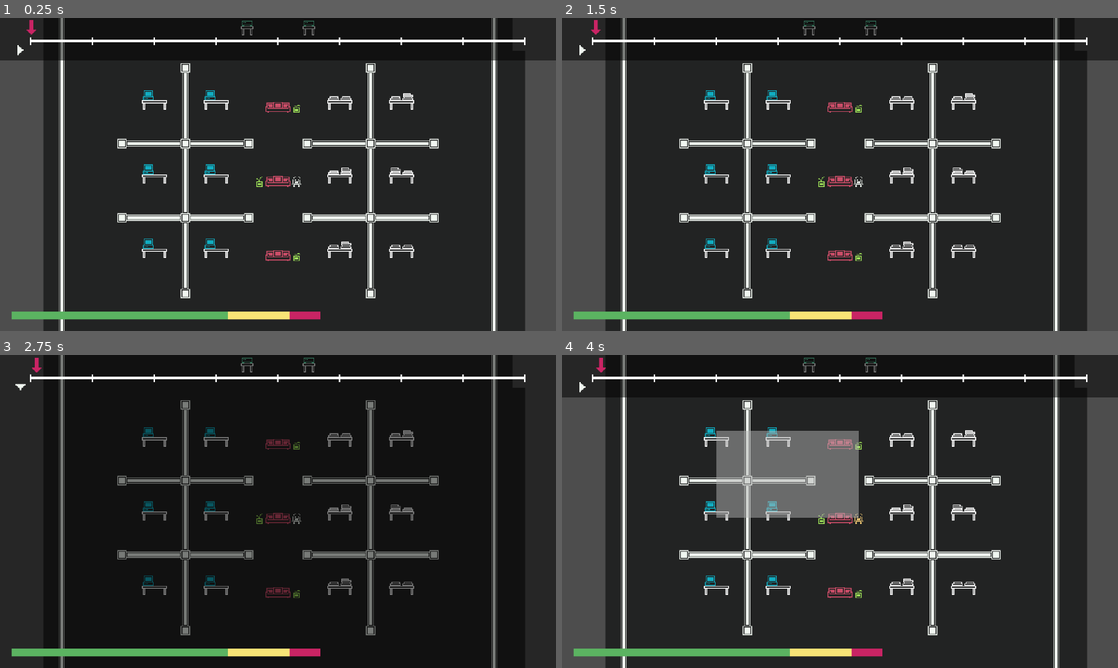
Above: before the commit, frames 1-4 (two rows, left to right).
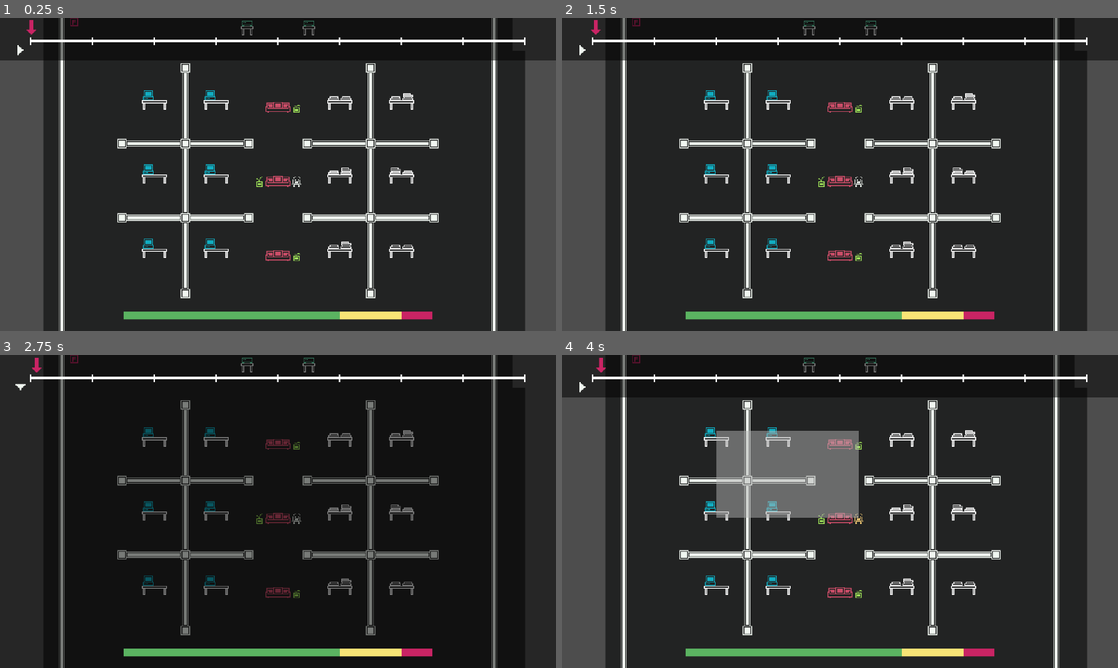
Above: after the commit, the same moments.

Repository: dch777/loopy-llc
Game: Godot game, scene res://levels/floor.tscn
Two runs of this game, one before a commit and one after it. Both use one fixed random seed, a clock stepped at 60 frames per second and the inputs below. This scene is started directly instead of the project's main scene. Sound files missing from this copy of the repository are replaced by a short silence.
Inputs (mouse positions are in pixels of both pictures, inside the frame that each line leads up to):
- Up to frame 1 (0.25 s): no input
- Up to frame 2 (1.5 s): click (584, 49) at 0.5 s; click (584, 49) at 1.25 s
- Up to frame 3 (2.75 s): click (22, 386) at 2 s
- Up to frame 4 (4 s): tap Enter at 2.75 s; drag from (856, 517) to (717, 430) at 2.77 s; drag from (856, 517) to (717, 430) at 3.52 s

The runs differ from the first frame. In frame 1, 1.5% of the frame differs, in the area x 2-78%, y 0-97%; in frame 2, 1.5%; in frame 3, 1.5%; in frame 4, 1.5%.

Commit message:
asdhsahduih

Diff:
--- a/levels/floor.tscn
+++ b/levels/floor.tscn
@@ -11,6 +11,8 @@
 [ext_resource type="PackedScene" uid="uid://ok7om4qojnnt" path="res://prefabs/couch.tscn" id="5_n3co8"]
 [ext_resource type="PackedScene" uid="uid://t12grxun0rgj" path="res://prefabs/worker.tscn" id="5_uudy6"]
 [ext_resource type="PackedScene" uid="uid://cx2bnk3j8oe53" path="res://prefabs/desk.tscn" id="5_v2yo8"]
+[ext_resource type="PackedScene" uid="uid://clclm27bo4vjm" path="res://prefabs/fire_alarm.tscn" id="8_f53xc"]
+[ext_resource type="Texture2D" uid="uid://y0e3na8v6vgj" path="res://assets/tilemaps/more_office_supplements.png" id="9_ef4lf"]
 [ext_resource type="Shader" uid="uid://d0runvjs0o6wk" path="res://assets/shaders/status_bar.gdshader" id="12_0mrew"]
 
 [sub_resource type="TileSetAtlasSource" id="TileSetAtlasSource_uudy6"]
@@ -57,6 +59,12 @@
 0:12/0 = 0
 1:12/0 = 0
 
+[sub_resource type="TileSetAtlasSource" id="TileSetAtlasSource_3gq6l"]
+texture = ExtResource("9_ef4lf")
+0:0/0 = 0
+0:1/0 = 0
+0:1/0/custom_data_0 = ExtResource("8_f53xc")
+
 [sub_resource type="TileSetAtlasSource" id="TileSetAtlasSource_n2q82"]
 texture = ExtResource("3_n2q82")
 0:0/0 = 0
@@ -66,6 +74,7 @@
 custom_data_layer_0/type = 24
 sources/0 = SubResource("TileSetAtlasSource_umnu8")
 sources/5 = SubResource("TileSetAtlasSource_n2q82")
+sources/1 = SubResource("TileSetAtlasSource_3gq6l")
 
 [sub_resource type="TileSetAtlasSource" id="TileSetAtlasSource_88fx8"]
 texture = ExtResource("4_n2q82")
@@ -106,7 +115,7 @@
 
 [node name="office" type="TileMapLayer" parent="manager"]
 z_as_relative = false
-tile_map_data = PackedByteArray("AAD1//n/AAAAAAUAAAD1//r/AAA …(815 unchanged characters)… AAAAAAAAACAPP/BQAAAAAAAAD1////AAAAAAUAAAA=")
+tile_map_data = PackedByteArray("AAD1//n/AAAAAAUAAAD1//r/AAA …(815 unchanged characters)… AAAAAAAAACAPP/BQAAAAAAAAD1////AAAAAAUAAADv//P/AQAAAAEAAAA=")
 tile_set = SubResource("TileSet_88fx8")
 
 [node name="walls" type="TileMapLayer" parent="manager"]
@@ -152,7 +161,7 @@
 
 [node name="ColorRect" type="ColorRect" parent="CanvasLayer2"]
 material = SubResource("ShaderMaterial_gilyd")
-offset_left = 24.0
+offset_left = 256.0
 offset_top = 608.0
-offset_right = 664.0
+offset_right = 896.0
 offset_bottom = 624.0
--- a/levels/full_map.tscn
+++ b/levels/full_map.tscn
@@ -6,7 +6,9 @@
 [ext_resource type="PackedScene" uid="uid://cx2bnk3j8oe53" path="res://prefabs/desk.tscn" id="4_1pp24"]
 [ext_resource type="Texture2D" uid="uid://brv4pe2wmpqjn" path="res://assets/tilemaps/office_stuff.png" id="5_ox4el"]
 [ext_resource type="Texture2D" uid="uid://c2fx67xr04vkp" path="res://assets/tilemaps/office_supplements.png" id="6_48ctx"]
+[ext_resource type="PackedScene" uid="uid://clclm27bo4vjm" path="res://prefabs/fire_alarm.tscn" id="7_8hvqm"]
 [ext_resource type="Texture2D" uid="uid://bfdgx8042wteo" path="res://assets/tilemaps/walls.png" id="7_uhypn"]
+[ext_resource type="Texture2D" uid="uid://y0e3na8v6vgj" path="res://assets/tilemaps/more_office_supplements.png" id="8_1pp24"]
 
 [sub_resource type="TileSetAtlasSource" id="TileSetAtlasSource_48ctx"]
 texture = ExtResource("2_s7fqd")
@@ -60,11 +62,18 @@
 1:1/0 = 0
 0:2/0 = 0
 
+[sub_resource type="TileSetAtlasSource" id="TileSetAtlasSource_ox4el"]
+texture = ExtResource("8_1pp24")
+0:0/0 = 0
+0:1/0 = 0
+0:1/0/custom_data_0 = ExtResource("7_8hvqm")
+
 [sub_resource type="TileSet" id="TileSet_w4rbo"]
 custom_data_layer_0/name = "interaction_scene"
 custom_data_layer_0/type = 24
 sources/0 = SubResource("TileSetAtlasSource_s7fqd")
 sources/1 = SubResource("TileSetAtlasSource_8hvqm")
+sources/2 = SubResource("TileSetAtlasSource_ox4el")
 
 [sub_resource type="TileSetAtlasSource" id="TileSetAtlasSource_1pp24"]
 texture = ExtResource("7_uhypn")
--- /dev/null
+++ b/prefabs/fire_alarm.tscn
@@ -0,0 +1,33 @@
+[gd_scene load_steps=6 format=3 uid="uid://clclm27bo4vjm"]
+
+[ext_resource type="Script" path="res://scripts/task_site.gd" id="1_6elti"]
+[ext_resource type="Texture2D" uid="uid://bhat5f0lspcij" path="res://assets/sprites/worker.png" id="1_85dsm"]
+[ext_resource type="Texture2D" uid="uid://y0e3na8v6vgj" path="res://assets/tilemaps/more_office_supplements.png" id="2_6elti"]
+
+[sub_resource type="RectangleShape2D" id="RectangleShape2D_cnit4"]
+
+[sub_resource type="AtlasTexture" id="AtlasTexture_85dsm"]
+atlas = ExtResource("2_6elti")
+region = Rect2(0, 16, 16, 16)
+
+[node name="FireAlarm" type="Node2D"]
+script = ExtResource("1_6elti")
+target_offset = Vector2i(1, 0)
+facing_left = true
+
+[node name="Area2D" type="Area2D" parent="."]
+
+[node name="CollisionShape2D" type="CollisionShape2D" parent="Area2D"]
+shape = SubResource("RectangleShape2D_cnit4")
+
+[node name="seat" type="Sprite2D" parent="."]
+position = Vector2(13, 2)
+texture = ExtResource("1_85dsm")
+
+[node name="TextureRect" type="TextureRect" parent="."]
+visible = false
+offset_left = -8.0
+offset_top = -6.0
+offset_right = 8.0
+offset_bottom = 10.0
+texture = SubResource("AtlasTexture_85dsm")
Binary file added: assets/tilemaps/more_office_supplements.png
Not shown, added: assets/tilemaps/more_office_supplements.png.import
Not shown: 1 places in levels/floor.tscn that only renumber resources
Not shown: 1 places in levels/full_map.tscn that only renumber resources
